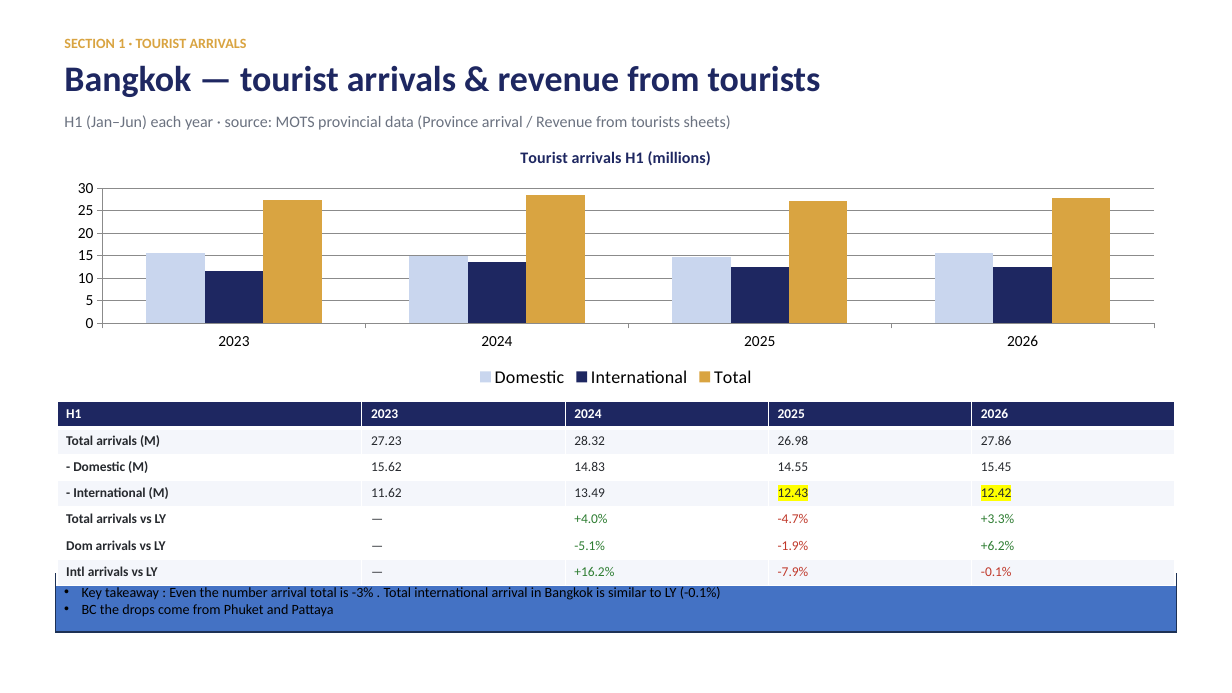
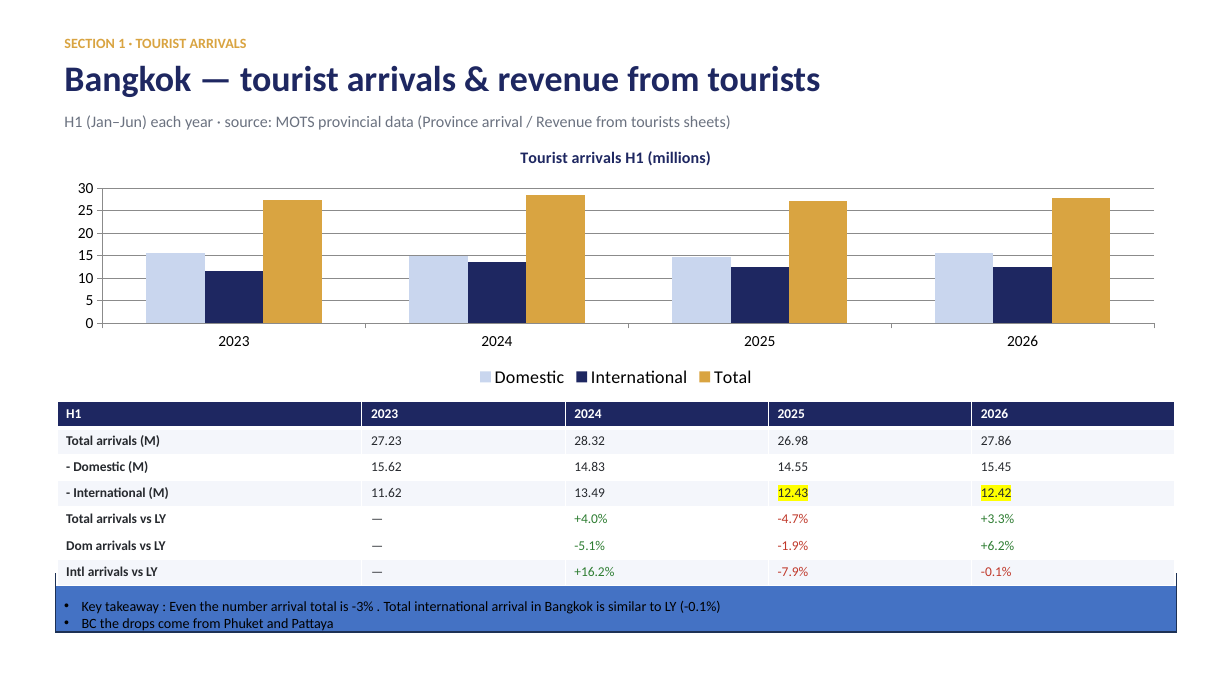
Before and after one commit to Chavin2543/mae-workspace, a slide deck: slide 7 of output/Portfolio_Performance_Report_H1-2026.pptx. Drawn at 1232x693 pixels with LibreOffice and Linux fonts; fonts in the diff are those of the drawing. Boxes give left, top, right and bottom in pixels: in the first picture for what was removed or moved away, otherwise in the second. Text is boxed around its words. In the diff, an @@ line names an element or a change of style, - is before the commit and + after.

```diff
--- a/output/Portfolio_Performance_Report_H1-2026.pptx
+++ b/output/Portfolio_Performance_Report_H1-2026.pptx
@@ text "Key takeaway : Even the ..." moved from (x1=82, y1=585, x2=721, y2=617) to (x1=82, y1=601, x2=721, y2=632) @@
```
Also in this commit, not shown: 9 other slides changed.
